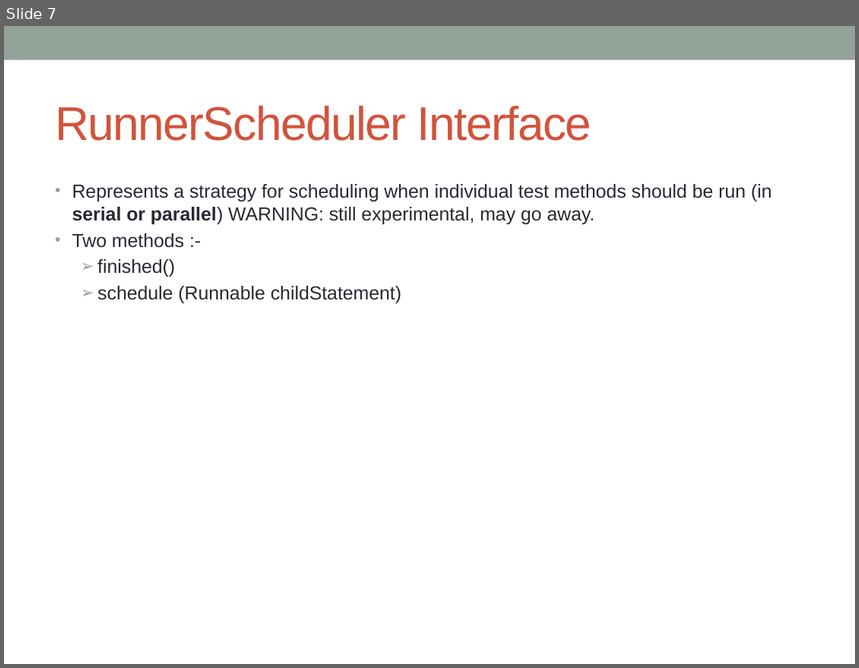
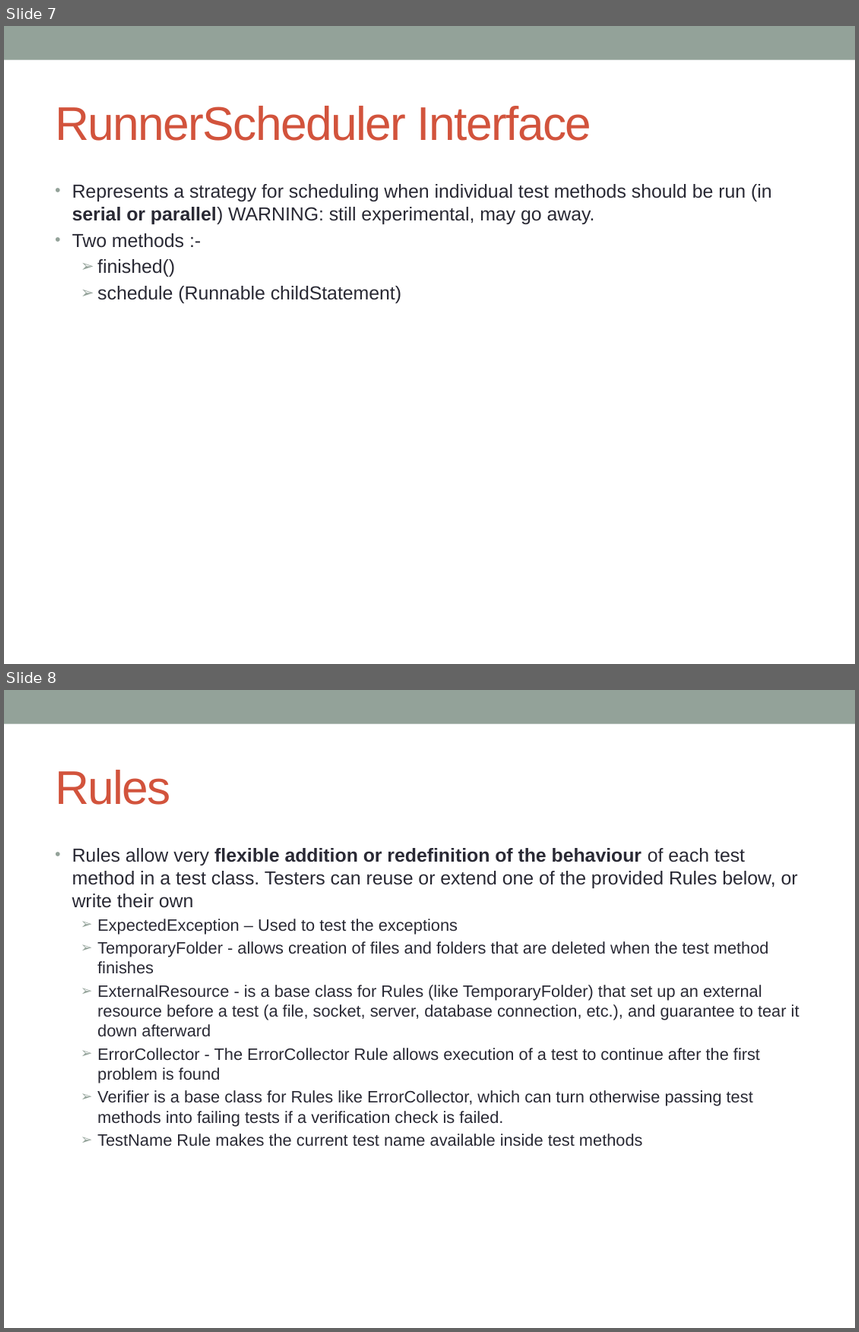
Before and after one commit to notionquest/ProjectDocumentation, a slide deck: Junit.pptx. Shown one above the other, each under a label of ours: slide 7 before the commit, slides 7 and 8 after it. The pictures are 859x668 and 859x1332 pixels, drawn with LibreOffice and Linux fonts; fonts in the diff are those of the drawing. Boxes give left, top, right and bottom in pixels: in the first picture for what was removed or moved away, otherwise in the second. Text is boxed around its words. In the diff, an @@ line names an element or a change of style, - is before the commit and + after.

Commit message:
Rules - various rules and its definition

```diff
--- a/Junit.pptx
+++ b/Junit.pptx
@@ slide 8 added at box(4, 690, 855, 1328), background #FFFFFF; not listed: 1 template element that a slide beside it also shows @@
@@ title added at box(55, 770, 171, 805), 40 pt, text #D2533C @@
+Rules
@@ text added at box(72, 848, 800, 1147), 14 pt, text #292934 @@
+• Rules allow very flexible addition or redefinition of the behaviour of each test method in a test class. Testers can reuse or extend one of the provided Rules below, or write their own
+  ➢ ExpectedException – Used to test the exceptions
+  ➢ TemporaryFolder - allows creation of files and folders that are deleted when the test method finishes
+  ➢ ExternalResource - is a base class for Rules (like TemporaryFolder) that set up an external resource before a test (a file, socket, server, database connection, etc.), and guarantee to tear it down afterward
+  ➢ ErrorCollector - The ErrorCollector Rule allows execution of a test to continue after the first problem is found
+  ➢ Verifier is a base class for Rules like ErrorCollector, which can turn otherwise passing test methods into failing tests if a verification check is failed.
+  ➢ TestName Rule makes the current test name available inside test methods
```
Also in this commit, not shown: 1 slide changed.
